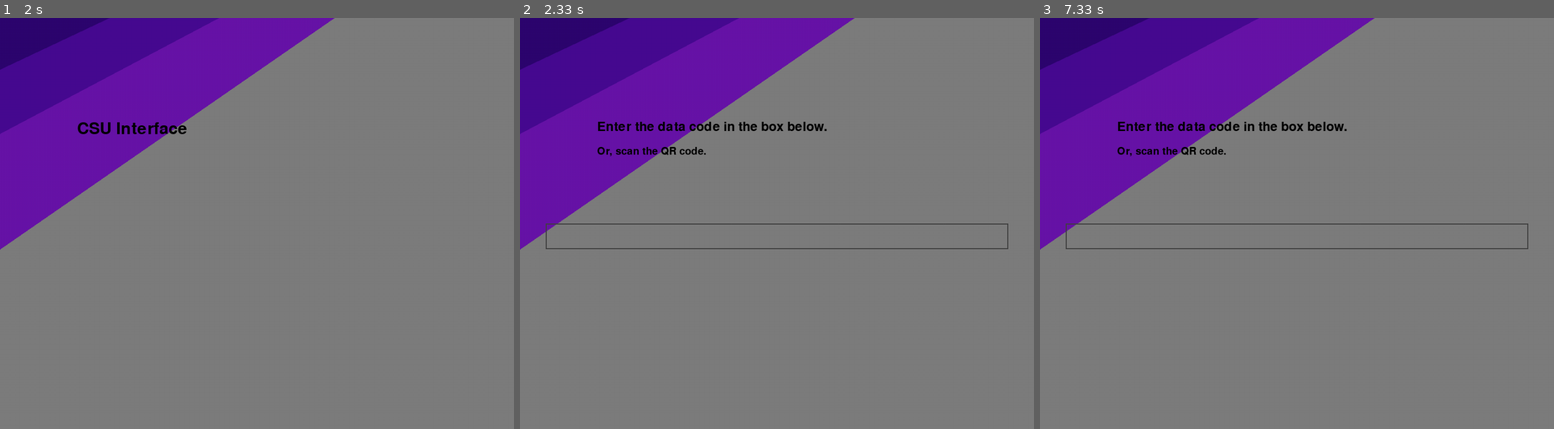
Above: before the commit, frames 1-3 (left to right).
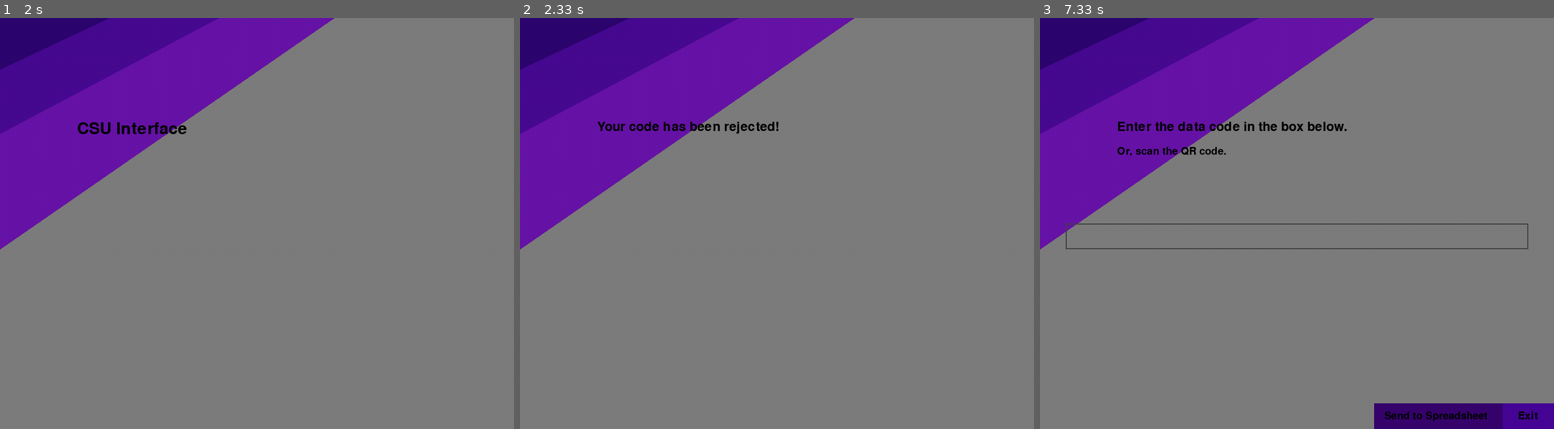
Above: after the commit, the same moments.

Repository: Team-663/ScoutingApp
Game: pygame game, started from CSU/DEMO/CSU-pygame.py
The game is run twice, just before and just after one commit, with the same random seed, the same clock (stepped at 60 frames per second) and the same inputs.
Inputs:
- Up to frame 1 (2 s): tap Enter at 1.98 s
- Up to frame 2 (2.33 s): no input
- Up to frame 3 (7.33 s): no input

Frame 1 is identical in both runs. In frame 2, 1.3% of the frame differs, in the area x 5-95%, y 25-57%; in frame 3, 2.2%, in the area x 65-100%, y 93-100%.

Commit message:
Removed setup.py and modified stop()

Diff:
--- a/CSU/DEMO/CSU-pygame.py
+++ b/CSU/DEMO/CSU-pygame.py
@@ -5,7 +5,10 @@
 
 pygame.init()
 
+
 def stop():
+    startupScreen(screen)
+    time.sleep(2)
     pygame.quit()
     sys.exit()
 
@@ -31,19 +34,20 @@
     pygame.draw.polygon(display, darkestPurple, ((0, 0), (212, 0), (0, 100)))
     pygame.display.update()
 
+
 def descriptions(display, message):
     fontName = pygame.font.get_default_font()
     font = pygame.font.Font(fontName, 25)
     smallFont = pygame.font.Font(fontName, 20)
     if message == 1:
-        text = font.render("Enter the data code in the box below.", True, (0, 0, 0)) # TODO:add QR support
+        text = font.render("Enter the data code in the box below.", True, (0, 0, 0))  # TODO:add QR support
         smallText = smallFont.render("Or, scan the QR code.", True, (0, 0, 0))
     elif message == 2:
         text = font.render("Your code has been accepted!", True, (0, 0, 0))
-        smallText = smallFont.render("Type \"yes\" in the box to send another code, and no to exit.", True, (0, 0, 0))
+        smallText = smallFont.render("", True, (0, 0, 0))
     elif message == 3:
         text = font.render("Your code has been rejected!", True, (0, 0, 0))
-        smallText = smallFont.render("Type \"yes\" in the box to send another code, and no to exit.", True, (0, 0, 0))
+        smallText = smallFont.render("", True, (0, 0, 0))
     display.blit(text, (150, 200))
     display.blit(smallText, (150, 250))
     pygame.display.update()
@@ -54,7 +58,7 @@
 FONT = pygame.font.Font(None, 25)
 
 
-class InputBox: # Created by stackoverflow user skrx, get_text() added by me
+class InputBox:  # Created by stackoverflow user skrx, get_text() added by me
 
     def __init__(self, x, y, w, h, text=''):
         self.rect = pygame.Rect(x, y, w, h)
@@ -66,10 +70,10 @@
 
     def handle_event(self, event):
         if event.type == pygame.MOUSEBUTTONDOWN:
-            # If the user clicked on the input_box rect.
-            if self.rect.collidepoint(event.pos):
+            # If the user clicked on the input_box rect. self.rect.collidepoint(event.pos)
+            if self.rect.x+self.rect.w > event.pos[0] > self.rect.x and self.rect.y+self.rect.h > event.pos[1] > self.rect.y:
                 # Toggle the active variable.
-                self.active = not self.active
+                self.active = True
             else:
                 self.active = False
             # Change the current color of the input box.
@@ -92,12 +96,64 @@
 
     def draw(self, screen):
         # Blit the text.
-        screen.blit(self.txt_surface, (self.rect.x + 5, int(self.rect.y + (self.rect.h/3))))
+        screen.blit(self.txt_surface, (self.rect.x + 5, int(self.rect.y + (self.rect.h / 3))))
         # Blit the rect.
         pygame.draw.rect(screen, self.color, self.rect, 2)
 
     def get_text(self):
         return self.text
+
+
+def decrypt(display, data):
+    data = data.split(".")
+    if len(data) == 1:
+        background(display)
+        descriptions(display, 3)
+        pygame.display.update()
+        time.sleep(5)
+        background(display)
+        descriptions(display, 1)
+
+
+def buttons(display):  # displays and manages buttons
+    lightestPurple = (122, 48, 191)
+    lightPurple = (71, 6, 150)
+    purple = (56, 5, 110)
+    fontName = pygame.font.get_default_font()
+    font = pygame.font.Font(fontName, 20)
+    # checks if mouse is on button
+    mouse = pygame.mouse.get_pos()
+    if 900+100 > mouse[0] > 900 and 750+50 > mouse[1] > 750:
+        exit = font.render("Exit", True, (0, 0, 0))
+        pygame.draw.rect(display, lightestPurple, (900, 750, 100, 50))
+        display.blit(exit, (930, 765))
+        send = font.render("Send to Spreadsheet", True, (0, 0, 0))
+        pygame.draw.rect(display, purple, (650, 750, 250, 50))
+        display.blit(send, (670, 765))
+    elif 650+250 > mouse[0] > 650 and 750+50 > mouse[1] > 750:
+        exit = font.render("Exit", True, (0, 0, 0))
+        pygame.draw.rect(display, lightPurple, (900, 750, 100, 50))
+        display.blit(exit, (930, 765))
+        send = font.render("Send to Spreadsheet", True, (0, 0, 0))
+        pygame.draw.rect(display, lightPurple, (650, 750, 250, 50))
+        display.blit(send, (670, 765))
+    else:
+        exit = font.render("Exit", True, (0, 0, 0))
+        pygame.draw.rect(display, lightPurple, (900, 750, 100, 50))
+        display.blit(exit, (930, 765))
+        send = font.render("Send to Spreadsheet", True, (0, 0, 0))
+        pygame.draw.rect(display, purple, (650, 750, 250, 50))
+        display.blit(send, (670, 765))
+    pygame.display.update()
+    # detect clicks
+    click = pygame.mouse.get_pressed()
+    if 900+100 > mouse[0] > 900 and 750+50 > mouse[1] > 750:
+        if click[0] == 1:
+            stop()
+    elif 650+250 > mouse[0] > 650 and 750+50 > mouse[1] > 750:
+        if click[0] == 1:
+            print("Sending to sheet!") # TODO: Add sending to spreadsheet
+
 
 
 if __name__ == "__main__":
@@ -118,22 +174,20 @@
     time.sleep(2)
     background(screen)
     while running:
-        background(screen)
-        descriptions(screen, currentMessage)
-        if currentMessage == 1:
-            textinput.draw(screen)
         events = pygame.event.get()
         for event in events:
             if event.type == pygame.QUIT:
                 stop()
             if event.type == pygame.KEYDOWN and event.key == pygame.K_RETURN:
                 output = textinput.get_text()
-                print(output)
-                if output.lower() == "stop":
-                    startupScreen(screen)
-                    time.sleep(2)
-                    stop()
+                decrypt(screen, output)
             textinput.handle_event(event)
-        textinput.update()
-        pygame.display.update()
-        clock.tick(15)
+
+            background(screen)
+            descriptions(screen, currentMessage)
+            buttons(screen)
+            if currentMessage == 1:
+                textinput.draw(screen)
+            textinput.update()
+            pygame.display.update()
+        clock.tick(15) # TODO:Find out how to stop flickering
Empty file removed: CSU/DEMO/setup.py
